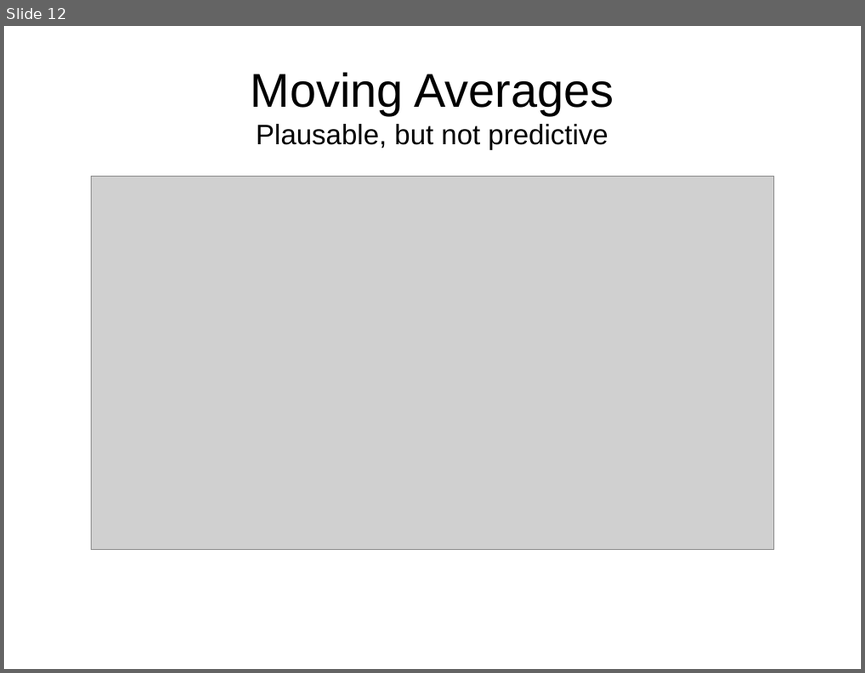
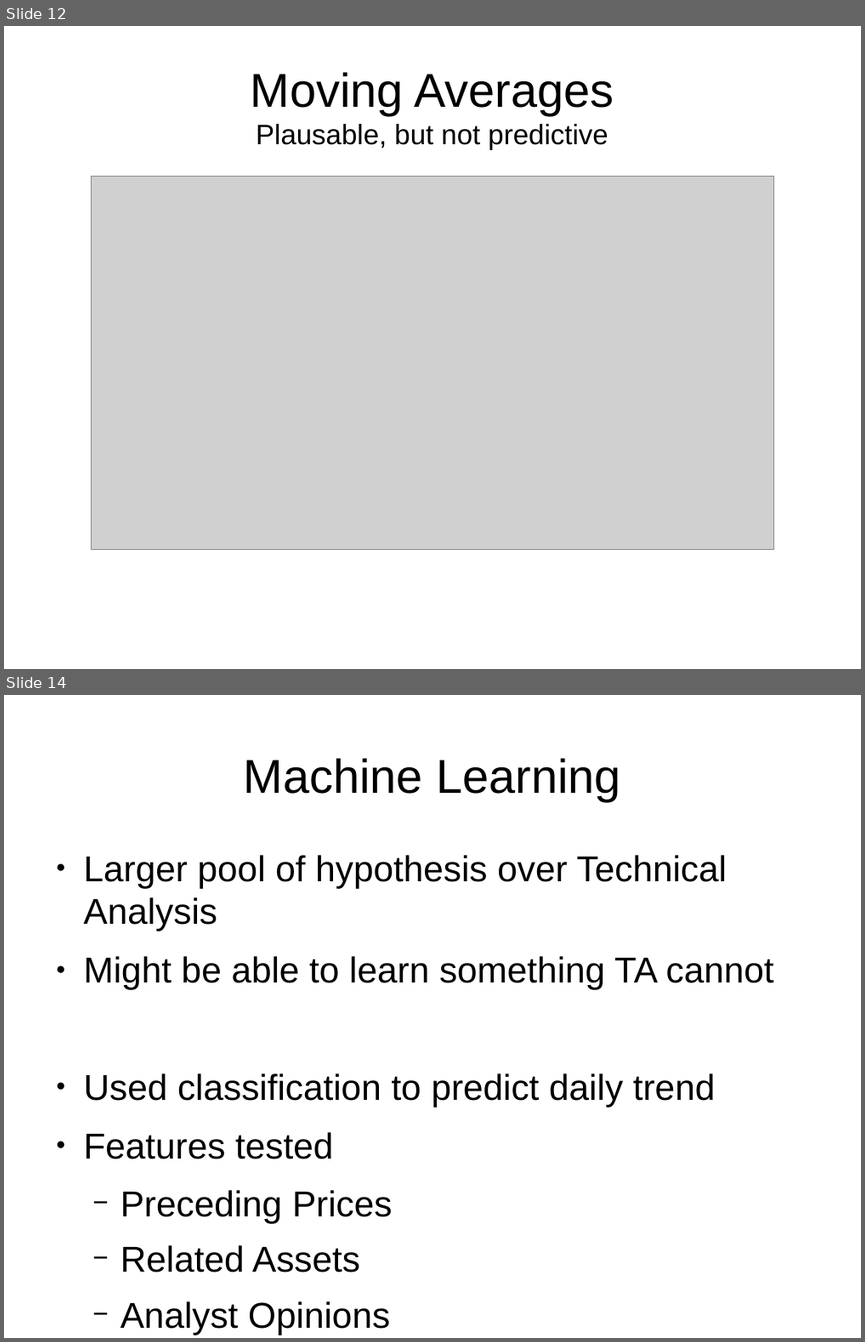
Before and after one commit to MarkDunne/final-year-project, a slide deck: report/openday.odp. Shown one above the other, each under a label of ours: slide 12 before the commit, slides 12 and 14 after it; the slides between them are not shown. The pictures are 865x673 and 865x1342 pixels, drawn with LibreOffice and Linux fonts; fonts in the diff are those of the drawing; grey boxes stand for pictures. Boxes give left, top, right and bottom in pixels: in the first picture for what was removed or moved away, otherwise in the second. Text is boxed around its words. In the diff, an @@ line names an element or a change of style, - is before the commit and + after.

```diff
--- a/report/openday.odp
+++ b/report/openday.odp
@@ slide 14 added at [4, 695, 861, 1338], background #FFFFFF @@
@@ title added at [244, 758, 620, 801], 44 pt, text #000000 @@
+Machine Learning
@@ text added at [84, 855, 774, 1334], 33.3 pt, text #000000 @@
+● Larger pool of hypothesis over Technical Analysis
+● Might be able to learn something TA cannot
+● Used classification to predict daily trend
+● Features tested
+  − Preceding Prices
+  − Related Assets
+  − Analyst Opinions
+  − Natural Disasters
```
Also in this commit, not shown: 5 slides changed, 1 other slide added, 2 slides removed, 15 other files.
